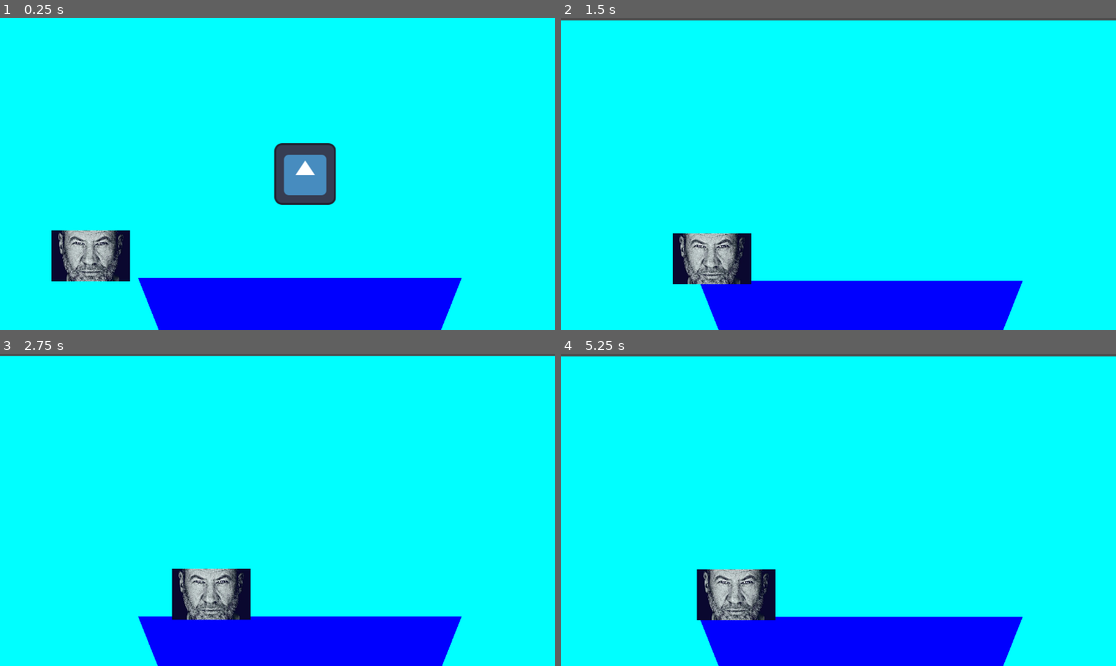
Above: before the commit, frames 1-4 (two rows, left to right).
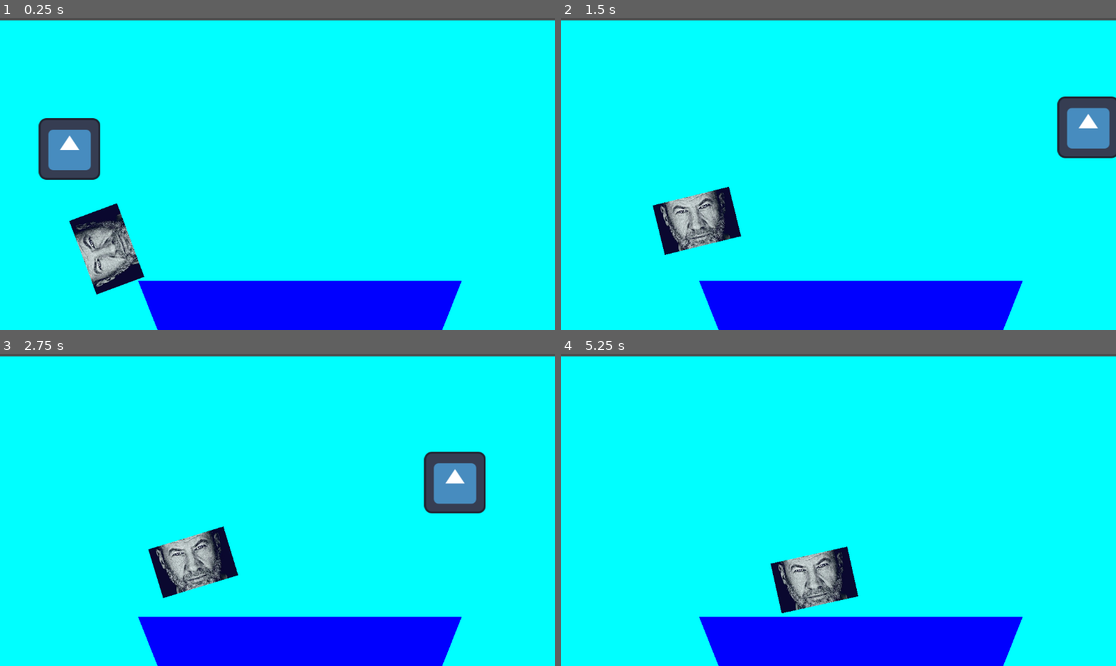
Above: after the commit, the same moments.

Repository: ZozoAFK/Pfish
Game: Godot game, scene res://Proto/Scene/World.tscn
Two runs of this game, one before a commit and one after it. Both use one fixed random seed, a clock stepped at 60 frames per second and the inputs below. The engine's default icon, where the game draws it, is replaced by a stand-in: a white triangle on a blue panel in a dark square.
Inputs:
- Up to frame 1 (0.25 s): no input
- Up to frame 2 (1.5 s): tap Enter (ui_accept) at 0.5, 0.77 s; hold D (RIGHT) from 0.53 s (still down); tap Space (SPACE) at 0.6, 1.35 s
- Up to frame 3 (2.75 s): tap Enter (ui_accept) at 1.52 s; release D (RIGHT) at 2.03 s; hold A (LEFT) from 2.03 s (still down); tap Space (SPACE) at 2.1 s
- Up to frame 4 (5.25 s): release A (LEFT) at 2.78 s; hold D (RIGHT) 2.78-4.28 s; tap Space (SPACE) every 0.75 s from 2.85 to 5.1 s; tap Enter (ui_accept) at 3.02, 3.77, 4.52 s; hold A (LEFT) 4.28-5.03 s; hold D (RIGHT) from 5.03 s (still down)

The runs differ from the first frame. In frame 1, 8.9% of the frame differs, in the area x 0-100%, y 0-100%; in frame 2, 6.2%; in frame 3, 6.6%; in frame 4, 4.7%.

Commit message:
pour groupe

Diff:
--- a/Proto/Scene/Hamecon.tscn
+++ b/Proto/Scene/Hamecon.tscn
@@ -7,6 +7,8 @@
 size = Vector2(129.5, 128.5)
 
 [node name="Hamecon" type="CharacterBody2D" unique_id=689676632]
+collision_layer = 2
+collision_mask = 9
 script = ExtResource("1_emdyq")
 
 [node name="Sprite2D" type="Sprite2D" parent="." unique_id=1047009787]
--- a/Proto/Scene/Poisson.tscn
+++ b/Proto/Scene/Poisson.tscn
@@ -2,6 +2,9 @@
 
 [ext_resource type="Script" uid="uid://biupycgb7vau4" path="res://Proto/Script/poisson.gd" id="1_0r5lc"]
 [ext_resource type="Texture2D" uid="uid://cg56gop8ahjjb" path="res://Preproto/Material/fish.webp" id="2_ctowt"]
+
+[sub_resource type="RectangleShape2D" id="RectangleShape2D_ctowt"]
+size = Vector2(175.5, 104)
 
 [node name="Poisson" type="Node2D" unique_id=485619004]
 script = ExtResource("1_0r5lc")
@@ -11,5 +14,12 @@
 texture = ExtResource("2_ctowt")
 
 [node name="Area2D" type="Area2D" parent="." unique_id=1336916640]
+collision_layer = 8
+collision_mask = 2
 
 [node name="CollisionShape2D" type="CollisionShape2D" parent="Area2D" unique_id=138060575]
+position = Vector2(143.25, 0)
+shape = SubResource("RectangleShape2D_ctowt")
+
+[connection signal="body_entered" from="Area2D" to="." method="_on_area_2d_body_entered"]
+[connection signal="body_exited" from="Area2D" to="." method="_on_area_2d_body_exited"]
--- a/Proto/Scene/World.tscn
+++ b/Proto/Scene/World.tscn
@@ -22,7 +22,7 @@
 mesh = SubResource("PrismMesh_cd8ja")
 
 [node name="Hamecon" parent="." unique_id=689676632 instance=ExtResource("1_tyl2u")]
-position = Vector2(608, 305)
+position = Vector2(119, 247)
 
 [node name="Poisson" parent="." unique_id=485619004 instance=ExtResource("2_x5aal")]
-position = Vector2(138, 500)
+position = Vector2(200, 500)
--- a/Proto/Script/hamecon.gd
+++ b/Proto/Script/hamecon.gd
@@ -1,4 +1,5 @@
 extends CharacterBody2D
+class_name Player
 
 @export var Speed_down = 100
 @export var Speed_coter = 1000
--- a/Proto/Script/poisson.gd
+++ b/Proto/Script/poisson.gd
@@ -3,14 +3,15 @@
 enum State { RONDE, POURSUITE }
 var etat_actuel = State.RONDE
 
-var vitesse = 100.0
+@export var vitesse = 100.0
 var point_right = Vector2(500, 500)  # destination en mode ronde
 var point_left = Vector2(100, 500)  # destination en mode ronde
-var joueur : Node2D = null
 var distance_detection = 150.0
 
 #parametre fixe
 var switch_ronde = true
+var joueur : Node2D = null
+var player : Player = null
 
 func _ready():
 	joueur = $"../Hamecon"  # adapte le chemin
@@ -19,12 +20,15 @@
 	match etat_actuel:
 		State.RONDE:
 			_faire_ronde(delta)
-			_verifier_detection()
+			_verifier_detection(player)
 		State.POURSUITE:
 			_poursuivre(delta)
-			_verifier_perte()
+			_verifier_perte(player)
+
+	print(etat_actuel)
 
 func _faire_ronde(delta):
+	print("rond")
 	# Mouvement vers la droite
 	if switch_ronde :
 		var direction = (point_right - position).normalized()
@@ -41,13 +45,31 @@
 			switch_ronde=true
 
 func _poursuivre(delta):
+	look_at(joueur.position)
 	var direction = (joueur.position - position).normalized()
 	position += direction * vitesse * delta
 
-func _verifier_detection():
-	if position.distance_to(joueur.position) < distance_detection:
+func _verifier_detection(body):
+	if player == body :
 		etat_actuel = State.POURSUITE
+	#if position.distance_to(joueur.position) < distance_detection:
+		#etat_actuel = State.POURSUITE
 
-func _verifier_perte():
-	if position.distance_to(joueur.position) > distance_detection * 2:
+
+func _verifier_perte(body):
+	if player == null :
 		etat_actuel = State.RONDE
+	#if position.distance_to(joueur.position) > distance_detection * 2:
+		#etat_actuel = State.RONDE
+
+func _on_area_2d_body_entered(body: Node2D) -> void:
+	if body is Player :
+		if player == null :
+			player = body
+			print("found")
+
+func _on_area_2d_body_exited(body: Node2D) -> void:
+	if body is Player :
+		if player == body :
+			player = null
+			print("lose")
